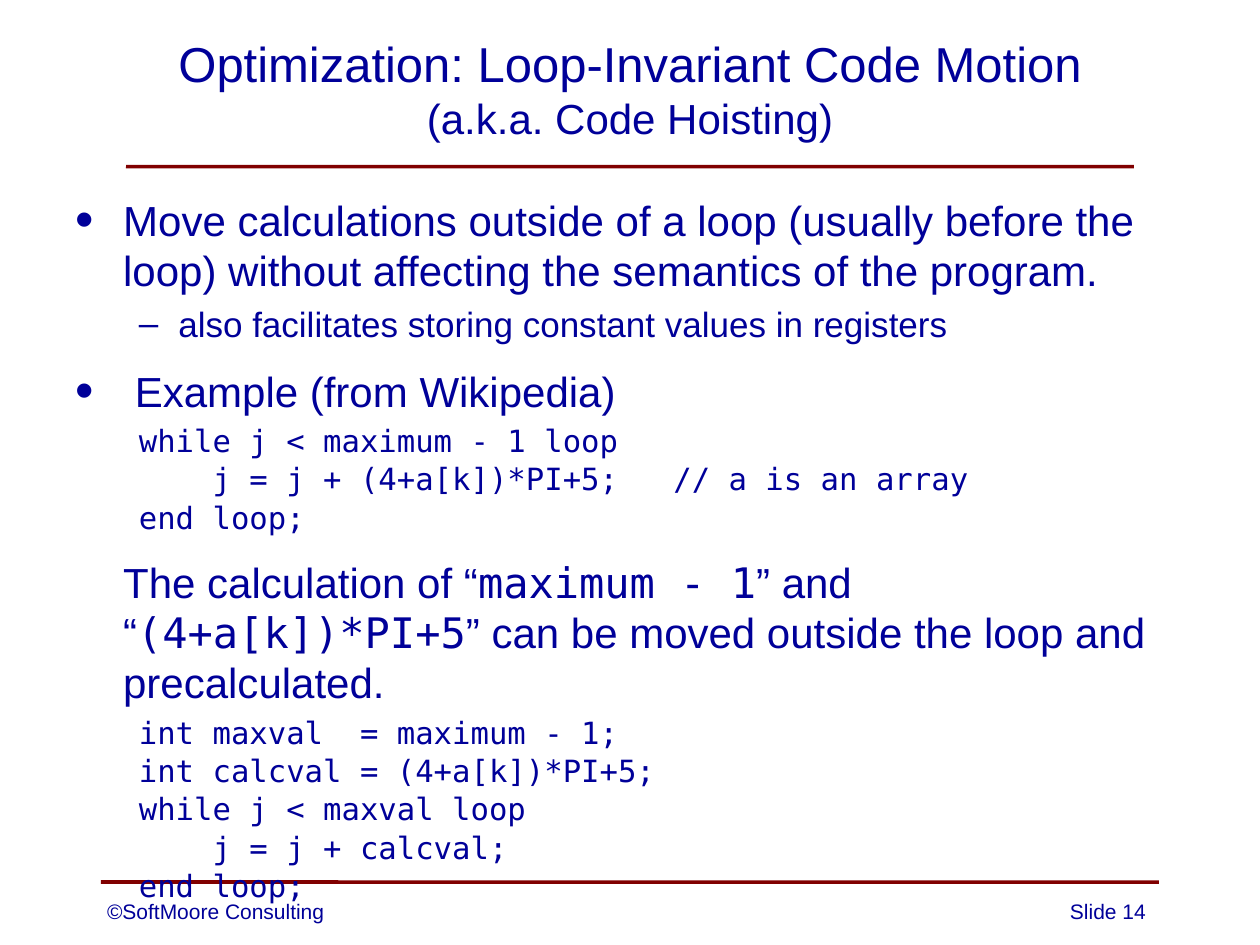
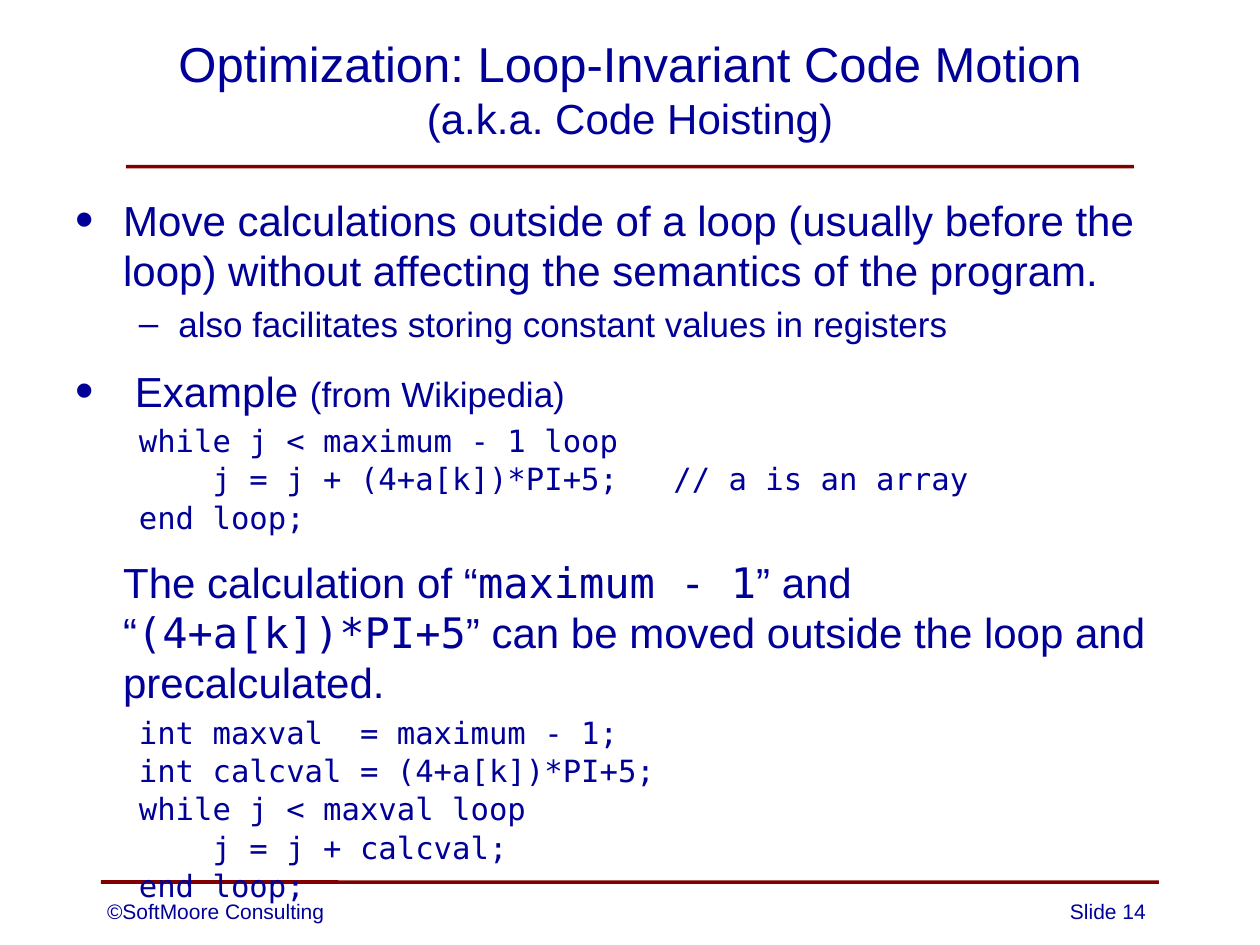
Before and after one commit to SoftMoore/CPRL-Kt-2nd, a slide deck: slide 14 of PowerPoints/12 - Optimization.pptx. Drawn at 1260x945 pixels with LibreOffice and Linux fonts; fonts in the diff are those of the drawing. Boxes give left, top, right and bottom in pixels: in the first picture for what was removed or moved away, otherwise in the second. Text is boxed around its words. In the diff, an @@ line names an element or a change of style, - is before the commit and + after.

Commit message:
added slides for two additional optimizations

```diff
--- a/PowerPoints/12 - Optimization.pptx
+++ b/PowerPoints/12 - Optimization.pptx
@@ text at (135, 376, 565, 415): size 24 to 20 pt in "(from Wikipedia)"; less space between paragraphs @@
```
Also in this commit, not shown: 3 other slides changed, 3 slides added.
